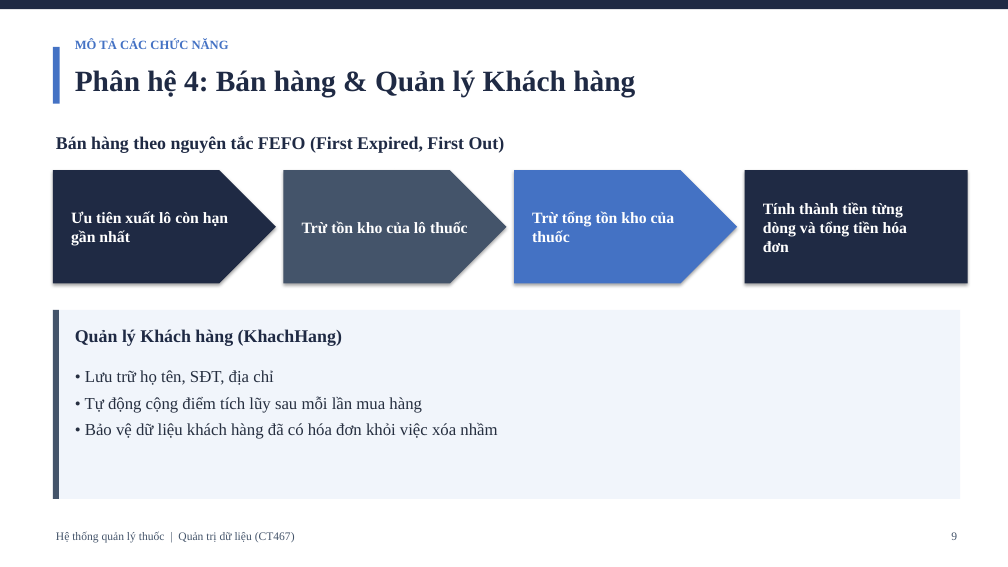
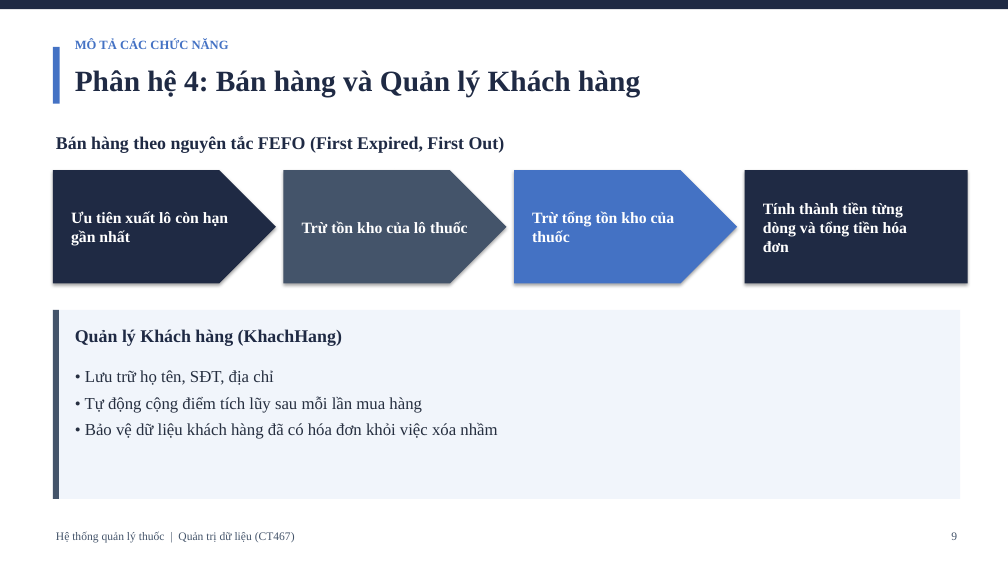
Before and after one commit to thinhtran0823-cyber/QTDL_quanlynhathuoc, a slide deck: slide 9 of BaoCao_HeThongThuoc (1).pptx. Drawn at 1008x567 pixels with LibreOffice and Linux fonts; fonts in the diff are those of the drawing. Boxes give left, top, right and bottom in pixels: in the first picture for what was removed or moved away, otherwise in the second. Text is boxed around its words. In the diff, an @@ line names an element or a change of style, - is before the commit and + after.

```diff
--- a/BaoCao_HeThongThuoc (1).pptx
+++ b/BaoCao_HeThongThuoc (1).pptx
@@ text at [75,70,640,97]: text changed @@
-Phân hệ 4: Bán hàng & Quản lý Khách hàng
+Phân hệ 4: Bán hàng và Quản lý Khách hàng
```
Also in this commit, not shown: 13 other slides changed, 9 slides added, 7 other files.
